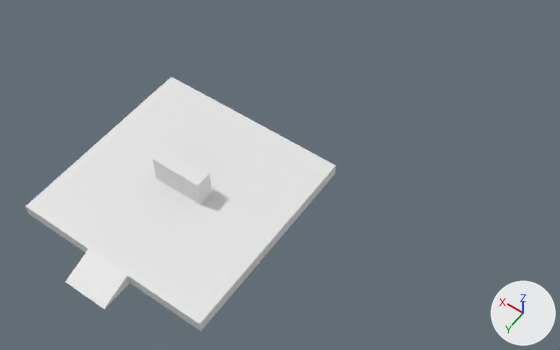
The glTF model assets/scene/Models/DanceFloor.glb: old version first, new version second.
Both versions are drawn from a 50 mm camera at (-38.5, 35.8, 67.6) aimed at (-8.9, -5.6, 2.6). Lighting does not change. The marker at lower right points along +X, +Y and +Z. The older version comes first. Objects named as collision shapes, trigger or cutter boxes, shadow casters or lower levels of detail are left out. Where no turn or scale is listed for an object, it has been applied to the vertices. Vertices at exactly the same position are counted once.

The first picture shows 'Floor', 'HypeGauge'.
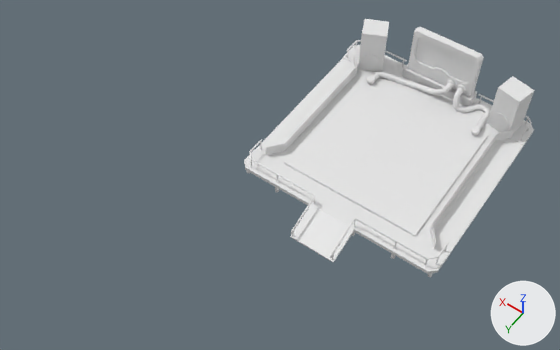
What the commit changed:
me_cube_001 is used by ob_floor; location (0.0, 0.0, 0.0).
me_cube_001 had 22 vertices, 40 faces and spanned x -12.0..12.0, y -12.0..15.7, z -1.5..0.0.
me_cube_001 now has 276 vertices, 460 faces and spans x -12.0..12.0, y -12.0..15.7, z -1.5..1.4.
me_cube_001 part 1: 12 vertices removed from x -12.0..12.0, y -12.0..12.0, z -1.5..0.0; 202 vertices added at x -12.0..12.0, y -12.0..12.0, z -0.6..1.4.
Other edits to the shape of me_cube_001 do not show in these pictures.
Mesh me_cube_020 is new.
It has 384 vertices, 704 faces and spans x -11.6..11.6, y -11.7..11.9, z -1.5..-0.2.
Mesh me_cube_012 is new.
It has 73 vertices, 120 faces and spans x -8.2..8.2, y -16.3..0.1, z -0.6..0.4.
Mesh me_cube_018 is new.
It has 47 vertices, 36 faces and spans x -8.2..8.2, y -16.3..0.1, z 0.4.
Mesh me_cube_017 is new.
It has 47 vertices, 36 faces and spans x -8.2..8.2, y -16.3..0.1, z 0.4.
Mesh me_cube_025 is new.
It has 40 vertices, 72 faces and spans x -1.75..1.65, y -1.8..1.37, z -1.96..4.01.
Mesh me_cube_021 is new.
It has 40 vertices, 72 faces and spans x -1.76..1.95, y -1.99..1.56, z -1.96..4.01.
Mesh me_plane_001 is new.
It has 168 vertices, 332 faces and spans x -7.26..-2.59, y -0.2..3.74, z -2.98..-0.54.
Mesh me_cylinder_002 is new.
It has 114 vertices, 214 faces and spans x -0.482..0.482, y -0.865..0.482, z -0.367..0.44.
Mesh me_plane is new.
It has 120 vertices, 236 faces and spans x -1.9..7.18, y 0.37..3.78, z -2.92..-0.54.
Mesh me_cube_013 is new.
It has 183 vertices, 330 faces and spans x -4.44..4.43, y -0.78..0.93, z -2.93..4.42.
Mesh me_cube_016 is new.
It has 32 vertices, 56 faces and spans x -10.5..10.5, y -8.8..9.4, z -0.2..1.3.
Mesh me_floor_001 is new.
It has 192 vertices, 376 faces and spans x -11.6..11.6, y 8.7..15.9, z -0.5..1.4.
Mesh me_floor_002 is new.
It has 96 vertices, 184 faces and spans x -11.6..11.6, y -11.5..-8.7, z 1.2..1.4.
Object 'Floor' (ob_floor) moves from (0.0, 0.0, 0.0) to (-16.0, -17.0, 1.5).
Object 'HypeGauge' (ob_hypegauge) is deleted.
Object 'supports' (ob_supports) is new; it shows me_cube_020.
Its location is (-16.0, -17.0, 1.5).
Object 'squaresborder' (ob_squaresborder) is new; it shows me_cube_012.
Its location is (-16.01, -7.93, 1.31).
Object 'squares2' (ob_squares2) is new; it shows me_cube_018.
Its location is (-16.0, -7.93, 1.33).
Object 'squares1' (ob_squares1) is new; it shows me_cube_017.
Its location is (-16.0, -7.93, 1.33).
Object 'speakers.001' (ob_speakers_001) is new; it shows me_cube_025.
Its location is (-24.86, -26.83, 3.27).
Object 'speakers' (ob_speakers) is new; it shows me_cube_021.
Its location is (-7.55, -26.5, 3.27).
Object 'rightwire' (ob_rightwire) is new; it shows me_plane_001.
Its location is (-16.0, -28.0, 4.3).
Object 'rightscrew' (ob_rightscrew) is new; it shows me_cylinder_002.
Its location is (-22.85, -23.69, 2.01).
Object 'leftwire' (ob_leftwire) is new; it shows me_plane.
Its location is (-16.0, -28.0, 4.3).
Object 'leftscrew' (ob_leftscrew) is new; it shows a copy of me_cylinder_002.
Its location is (-9.18, -23.69, 2.01).
Object 'HypeMeter' (ob_hypemeter) is new; it shows me_cube_013.
Its location is (-16.0, -28.0, 4.3).
Object 'glass' (ob_glass) is new; it shows me_cube_016.
Its location is (-16.0, -17.0, 1.5).
Object 'front_railing' (ob_front_railing) is new; it shows me_floor_001.
Its location is (-16.0, -17.0, 1.5).
Object 'back_railing' (ob_back_railing) is new; it shows me_floor_002.
Its location is (-16.0, -17.0, 1.5).

Boxes (x1, y1, x2, y2) around the edits, measured in the pictures (560 x 350 px):
'Floor', reshaped, moved (6% narrower, 9% shorter)
    before: (26, 77, 336, 331)
    after: (244, 42, 534, 274)
'squares2', added
    after: (298, 76, 476, 235)
'squares1', added
    after: (284, 85, 487, 222)
'HypeMeter', added
    after: (402, 27, 484, 107)
'HypeGauge', deleted
    before: (152, 147, 212, 205)
'speakers.001', added
    after: (487, 76, 535, 132)
'glass', added
    after: (266, 54, 514, 248)
'speakers', added
    after: (358, 19, 389, 72)
'front_railing', added
    after: (249, 139, 449, 260)
'leftwire', added
    after: (372, 72, 452, 95)
'rightwire', added
    after: (453, 88, 490, 131)
'squaresborder', added
    after: (284, 136, 488, 236)
'back_railing', added
    after: (346, 40, 532, 135)
'supports', added
    after: (246, 170, 433, 277)
'rightscrew', added
    after: (471, 126, 480, 135)
'leftscrew', added
    after: (367, 76, 375, 85)
